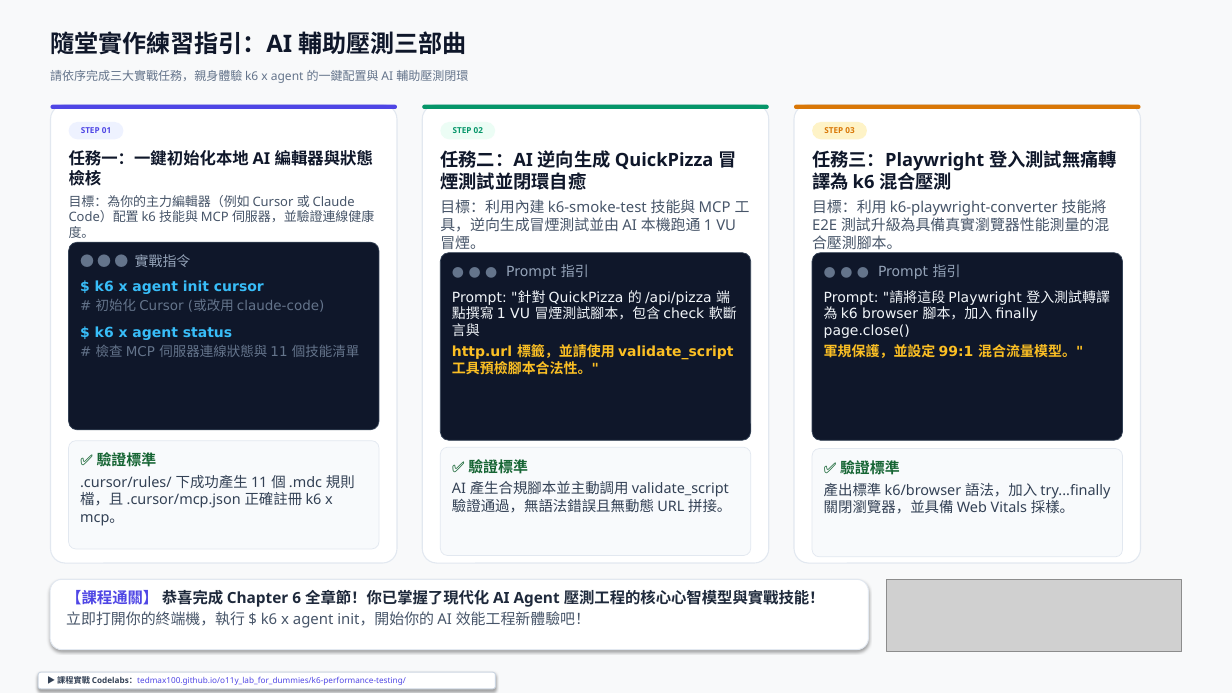
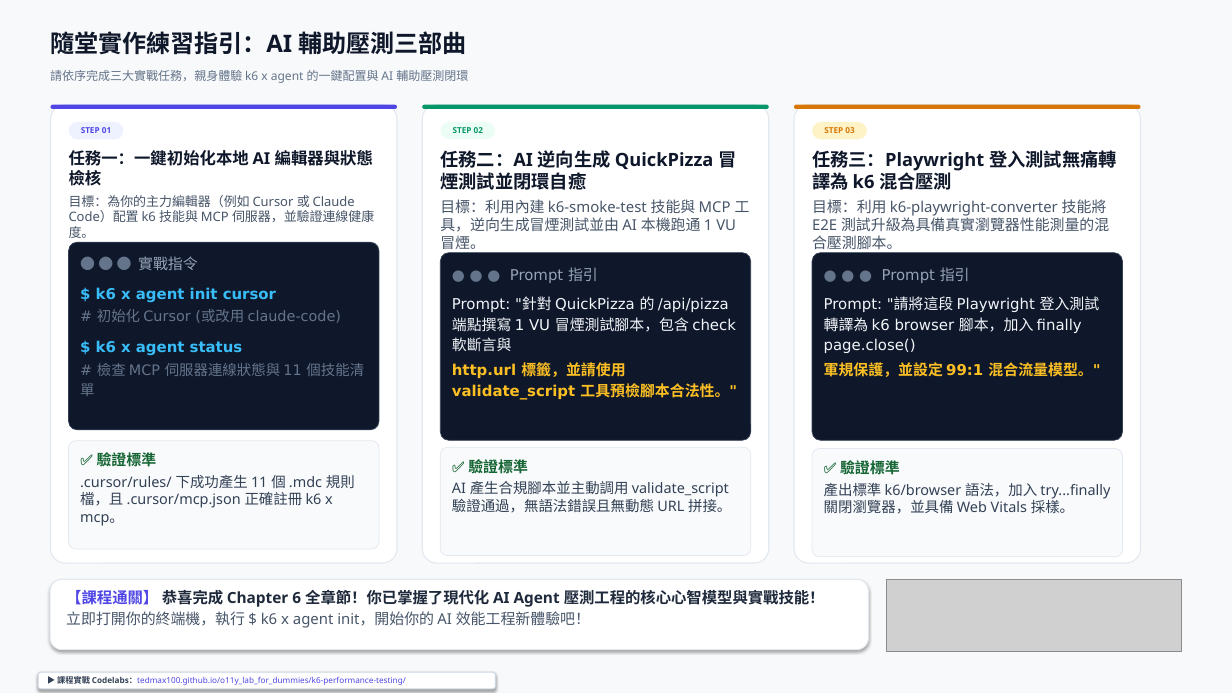
Before and after one commit to tedmax100/o11y_lab_for_dummies, a slide deck: slide 7 of k6/slides/Ch6_k6_AI_Agent_Engineering.pptx. Drawn at 1232x693 pixels with LibreOffice and Linux fonts; fonts in the diff are those of the drawing; grey boxes stand for pictures. Boxes give left, top, right and bottom in pixels: in the first picture for what was removed or moved away, otherwise in the second. Text is boxed around its words. In the diff, an @@ line names an element or a change of style, - is before the commit and + after.

```diff
--- a/k6/slides/Ch6_k6_AI_Agent_Engineering.pptx
+++ b/k6/slides/Ch6_k6_AI_Agent_Engineering.pptx
@@ text "● ● ● 實戰指令" at [80, 256, 364, 396]: size 14.5 to 15.5 pt in "● ● ● 實戰指令", "$ k6 x agent init cursor", "$ k6 x agent status"; size 14 to 15 pt in "# 初始化 Cursor (或改用 claude-code)", "# 檢查 MCP 伺服器連線狀態與 11 個技能清單"; line spacing 1 to 1.15 @@
@@ text "● ● ● Prompt 指引" at [452, 267, 737, 399]: size 14.5 to 15.5 pt; line spacing 1 to 1.15 @@
@@ text "● ● ● Prompt 指引" at [824, 267, 1100, 377]: size 14.5 to 15.5 pt; line spacing 1 to 1.15 @@
```
Also in this commit, not shown: 2 other slides changed, 5 other files.
